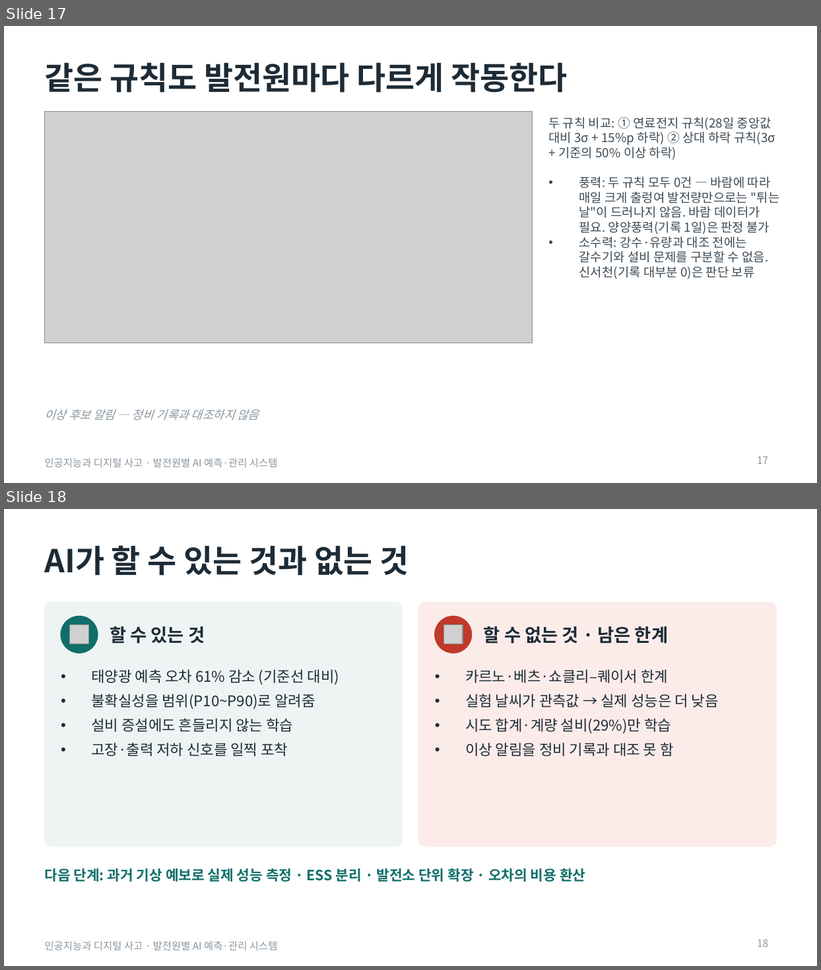
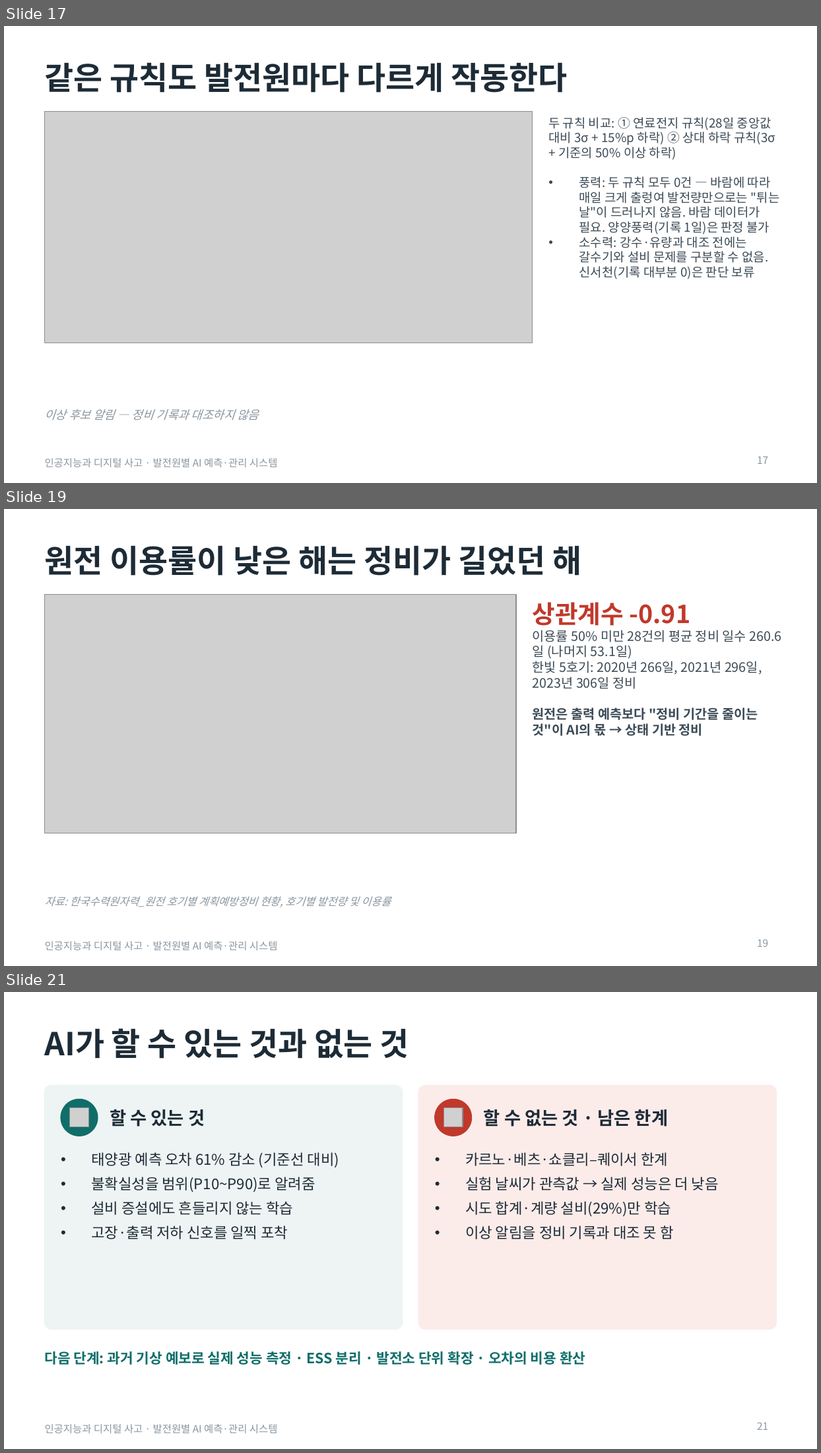
Before and after one commit to junseok7-cpu/hello, a slide deck: energy/report/발표자료.pptx. Shown one above the other, each under a label of ours: slides 17 and 18 before the commit, slides 17, 19 and 21 after it; the slides between them are not shown. The pictures are 821x970 and 821x1453 pixels, drawn with LibreOffice and Linux fonts; fonts in the diff are those of the drawing; grey boxes stand for pictures. Boxes give left, top, right and bottom in pixels: in the first picture for what was removed or moved away, otherwise in the second. Text is boxed around its words. In the diff, an @@ line names an element or a change of style, - is before the commit and + after.

```diff
--- a/energy/report/발표자료.pptx
+++ b/energy/report/발표자료.pptx
@@ slide 19 added at box(4, 509, 817, 966), background #FFFFFF; not listed: 1 template element that a slide beside it also shows @@
@@ title added at box(45, 545, 582, 576), 28 pt, text #1D2B36, bold @@
+원전 이용률이 낮은 해는 정비가 길었던 해
@@ picture added at box(45, 594, 516, 834) @@
@@ text added at box(533, 602, 781, 736), 11.5 pt, text #3C4A55 @@
+상관계수 -0.91
+이용률 50% 미만 28건의 평균 정비 일수 260.6일 (나머지 53.1일)
+한빛 5호기: 2020년 266일, 2021년 296일, 2023년 306일 정비
+원전은 출력 예측보다 "정비 기간을 줄이는 것"이 AI의 몫 → 상태 기반 정비
@@ text added at box(45, 896, 391, 908), 9.5 pt, text #8A96A0, italic @@
+자료: 한국수력원자력_원전 호기별 계획예방정비 현황, 호기별 발전량 및 이용률
@@ page number added at box(757, 939, 768, 947), 9 pt, text #8A96A0 @@
+19
@@ what was slide 18 is now slide 21 @@
@@ page number at box(757, 1422, 768, 1430): text changed @@
-18
+21
```
Also in this commit, not shown: 2 other slides added, 12 other files.
